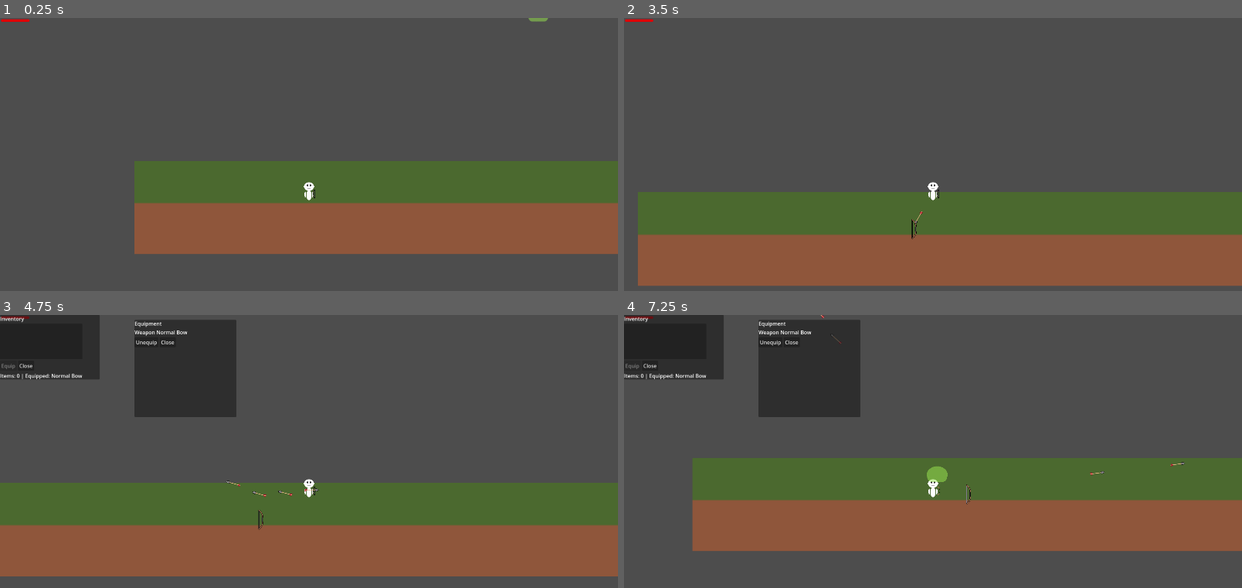
Above: before the commit, frames 1-4 (two rows, left to right).
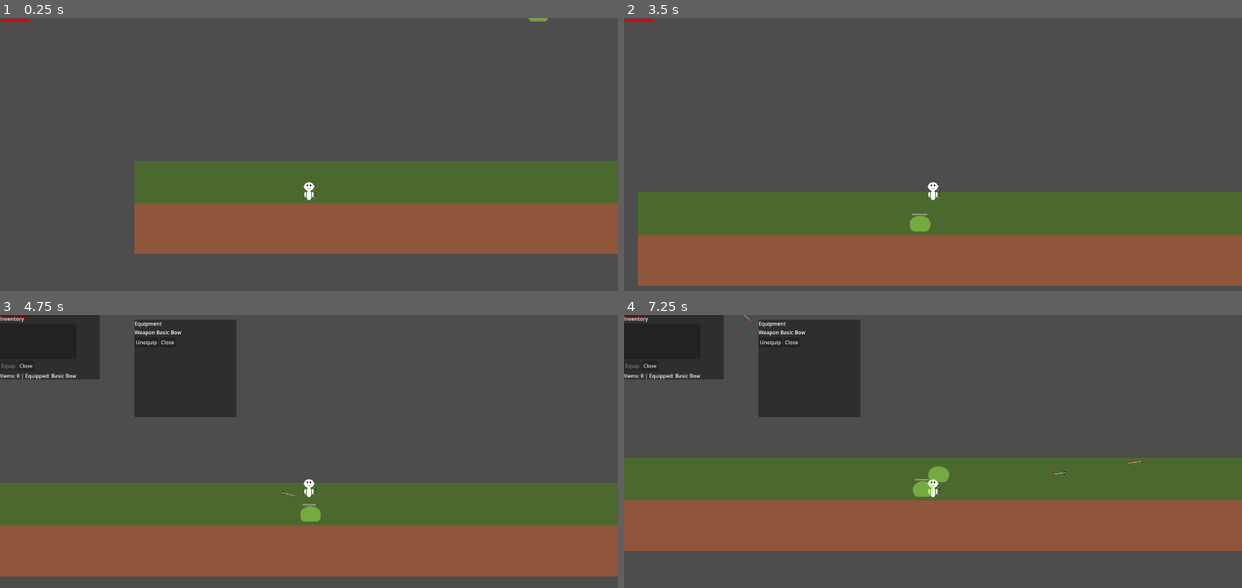
Above: after the commit, the same moments.

Repository: IcyOtter/Survivor-Wave-Like
Game: Godot game, scene res://scenes/world.tscn
Two runs of this game, one before a commit and one after it. Both use one fixed random seed, a clock stepped at 60 frames per second and the inputs below.
Inputs (mouse positions are in pixels of both pictures, inside the frame that each line leads up to):
- Up to frame 1 (0.25 s): no input
- Up to frame 2 (3.5 s): move the mouse to (1068, 173) at 0.52 s; hold D (move_right) 0.53-2.03 s; click (1068, 173) at 0.6 s; tap Space (jump) at 0.77, 1.52, 3.02 s; move the mouse to (809, 209) at 1.27 s; click (809, 209) at 1.35 s; move the mouse to (994, 116) at 2.02 s; hold A (move_left) 2.03-2.78 s; tap E (interact) at 2.1 s; click (994, 116) at 2.3 s; move the mouse to (902, 260) at 2.77 s; hold D (move_right) from 2.78 s (still down); tap S (toggle_autofire) at 2.85 s; click (902, 260) at 3.05 s
- Up to frame 3 (4.75 s): move the mouse to (494, 541) at 3.52 s; tap C (toggle_equipment) at 3.6 s; tap Space (jump) at 3.77, 4.52 s; click (494, 541) at 3.8 s; tap Tab (toggle_inventory) at 4.15 s; move the mouse to (123, 437) at 4.27 s; release D (move_right) at 4.28 s; hold A (move_left) from 4.28 s (still down); click (123, 437) at 4.35 s
- Up to frame 4 (7.25 s): move the mouse to (963, 489) at 5.02 s; release A (move_left) at 5.03 s; hold D (move_right) 5.03-5.78 s; click (963, 489) at 5.1 s; move the mouse to (840, 402) at 5.77 s; hold A (move_left) from 5.78 s (still down); tap E (interact) at 5.85 s; tap Space (jump) at 6.02, 6.77 s; click (840, 402) at 6.05 s; move the mouse to (1068, 470) at 6.52 s; tap S (toggle_autofire) at 6.6 s; click (1068, 470) at 6.8 s

The runs differ from the first frame. In frame 1, less than 0.1% of the frame differs, in the area x 50-52%, y 62-67%; in frame 2, 0.2%; in frame 3, 0.4%; in frame 4, 4.2%, in the area x 0-91%, y 0-87%.

Commit message:
- Adjusted how weapons are structured. - Changed how weapons are fired.

Diff:
--- /dev/null
+++ b/scenes/BasicBow.tres
@@ -0,0 +1,17 @@
+[gd_resource type="Resource" script_class="ItemDefinition" load_steps=4 format=3 uid="uid://bbyoc5thmj6ny"]
+
+[ext_resource type="Texture2D" uid="uid://cdyiu066hlucs" path="res://assets/weapons/basic bow/basicbow.png" id="1_bxmcr"]
+[ext_resource type="Script" uid="uid://bdfvny2l3xmqp" path="res://scripts/ItemDefinition.gd" id="2_nsq6u"]
+[ext_resource type="PackedScene" uid="uid://dorne3gevs8gq" path="res://scenes/BasicBow.tscn" id="3_nsq6u"]
+
+[resource]
+script = ExtResource("2_nsq6u")
+id = "Basic_Bow"
+display_name = "Basic Bow"
+icon = ExtResource("1_bxmcr")
+weapon_scene = ExtResource("3_nsq6u")
+fire_rate = 5.0
+base_damage = 1
+stackable = false
+max_stack = 1
+metadata/_custom_type_script = "uid://bdfvny2l3xmqp"
--- a/scenes/BasicBow.tscn
+++ b/scenes/BasicBow.tscn
@@ -1,12 +1,12 @@
 [gd_scene load_steps=4 format=3 uid="uid://dorne3gevs8gq"]
 
-[ext_resource type="Script" uid="uid://bqfkdj4lqcy3l" path="res://scripts/BaseWeapon.gd" id="1_rivji"]
+[ext_resource type="Script" uid="uid://b1ehrbjb8pbdf" path="res://scripts/ProjectileWeapon.gd" id="1_41dtp"]
 [ext_resource type="Texture2D" uid="uid://cdyiu066hlucs" path="res://assets/weapons/basic bow/basicbow.png" id="1_vt0lb"]
-[ext_resource type="PackedScene" uid="uid://d1asvcs5n4um5" path="res://scenes/arrow.tscn" id="2_atxj4"]
+[ext_resource type="PackedScene" uid="uid://d1asvcs5n4um5" path="res://scenes/arrow.tscn" id="2_6jj7m"]
 
 [node name="BasicBow" type="Node2D"]
-script = ExtResource("1_rivji")
-projectile_scene = ExtResource("2_atxj4")
+script = ExtResource("1_41dtp")
+projectile_scene = ExtResource("2_6jj7m")
 
 [node name="Sprite2D" type="Sprite2D" parent="."]
 position = Vector2(-2.999998, 1.9073486e-06)
--- a/scenes/Bow_Normal.tres
+++ /dev/null
@@ -1,15 +0,0 @@
-[gd_resource type="Resource" script_class="ItemDefinition" load_steps=4 format=3 uid="uid://bbyoc5thmj6ny"]
-
-[ext_resource type="Texture2D" uid="uid://cdyiu066hlucs" path="res://assets/weapons/basic bow/basicbow.png" id="1_0lkjd"]
-[ext_resource type="Script" uid="uid://bdfvny2l3xmqp" path="res://scripts/ItemDefinition.gd" id="1_di1yb"]
-[ext_resource type="PackedScene" uid="uid://dorne3gevs8gq" path="res://scenes/BasicBow.tscn" id="2_i8gfu"]
-
-[resource]
-script = ExtResource("1_di1yb")
-id = "Normal_Bow"
-display_name = "Normal Bow"
-icon = ExtResource("1_0lkjd")
-weapon_scene = ExtResource("2_i8gfu")
-stackable = false
-max_stack = 1
-metadata/_custom_type_script = "uid://bdfvny2l3xmqp"
--- a/scenes/arrow.tscn
+++ b/scenes/arrow.tscn
@@ -10,7 +10,6 @@
 collision_layer = 2
 collision_mask = 12
 script = ExtResource("1_23jat")
-flat_damage_bonus = 5
 
 [node name="Sprite2D" type="Sprite2D" parent="."]
 scale = Vector2(1, 0.858)
--- a/scenes/bow.tscn
+++ /dev/null
@@ -1,16 +0,0 @@
-[gd_scene load_steps=4 format=3 uid="uid://v6j4d7i5irch"]
-
-[ext_resource type="Script" uid="uid://bqfkdj4lqcy3l" path="res://scripts/BaseWeapon.gd" id="1_rivji"]
-[ext_resource type="Texture2D" uid="uid://cdyiu066hlucs" path="res://assets/weapons/basic bow/basicbow.png" id="1_vt0lb"]
-[ext_resource type="PackedScene" uid="uid://d1asvcs5n4um5" path="res://scenes/arrow.tscn" id="2_atxj4"]
-
-[node name="Bow" type="Node2D"]
-script = ExtResource("1_rivji")
-projectile_scene = ExtResource("2_atxj4")
-
-[node name="Sprite2D" type="Sprite2D" parent="."]
-position = Vector2(-2.999998, 1.9073486e-06)
-scale = Vector2(0.46875, 0.4375)
-texture = ExtResource("1_vt0lb")
-
-[node name="Muzzle" type="Marker2D" parent="."]
--- a/scenes/enemy.tscn
+++ b/scenes/enemy.tscn
@@ -1,11 +1,11 @@
 [gd_scene load_steps=10 format=3 uid="uid://cq8lvqa2wju0w"]
 
-[ext_resource type="Script" uid="uid://t251hpwfilyd" path="res://scripts/BaseEnemy.gd" id="1_md0e3"]
+[ext_resource type="Script" uid="uid://t251hpwfilyd" path="res://scripts/Enemy Scripts/BaseEnemy.gd" id="1_md0e3"]
 [ext_resource type="Texture2D" uid="uid://bfnao0om1m8kk" path="res://assets/enemies/slime.png" id="2_4ra3w"]
-[ext_resource type="Script" uid="uid://c0xeprhbprjvv" path="res://scripts/EnemyHealthBar.gd" id="2_5uy6h"]
+[ext_resource type="Script" uid="uid://c0xeprhbprjvv" path="res://scripts/Enemy Scripts/EnemyHealthBar.gd" id="2_5uy6h"]
 [ext_resource type="Script" uid="uid://cstfxioi7pfmh" path="res://scripts/DropEntry.gd" id="2_xwavj"]
 [ext_resource type="PackedScene" uid="uid://4ewapt1weyo" path="res://scenes/ItemPickup.tscn" id="3_c4w8v"]
-[ext_resource type="Resource" uid="uid://bbyoc5thmj6ny" path="res://scenes/Bow_Normal.tres" id="3_xwavj"]
+[ext_resource type="Resource" uid="uid://bbyoc5thmj6ny" path="res://scenes/BasicBow.tres" id="3_xwavj"]
 
 [sub_resource type="Resource" id="Resource_ipns3"]
 script = ExtResource("2_xwavj")
--- a/scenes/fast_bow.tscn
+++ /dev/null
@@ -1,17 +0,0 @@
-[gd_scene load_steps=4 format=3 uid="uid://dhc5jcnt2k0de"]
-
-[ext_resource type="Script" uid="uid://bqfkdj4lqcy3l" path="res://scripts/BaseWeapon.gd" id="1_2port"]
-[ext_resource type="PackedScene" uid="uid://d1asvcs5n4um5" path="res://scenes/arrow.tscn" id="2_b74a3"]
-[ext_resource type="Texture2D" uid="uid://cdyiu066hlucs" path="res://assets/weapons/basic bow/basicbow.png" id="3_qnoub"]
-
-[node name="Bow" type="Node2D"]
-script = ExtResource("1_2port")
-projectile_scene = ExtResource("2_b74a3")
-base_damage = 10
-
-[node name="Sprite2D" type="Sprite2D" parent="."]
-position = Vector2(-2.999998, 1.9073486e-06)
-scale = Vector2(0.46875, 0.4375)
-texture = ExtResource("3_qnoub")
-
-[node name="Muzzle" type="Marker2D" parent="."]
--- a/scenes/player.tscn
+++ b/scenes/player.tscn
@@ -4,7 +4,7 @@
 [ext_resource type="Script" uid="uid://bricsnrakdnth" path="res://scripts/WeaponManager.gd" id="2_dqkch"]
 [ext_resource type="Texture2D" uid="uid://d18a35ch3wai7" path="res://assets/player/pixelplayer.png" id="2_g2els"]
 [ext_resource type="Script" uid="uid://bdfvny2l3xmqp" path="res://scripts/ItemDefinition.gd" id="4_qlg0r"]
-[ext_resource type="Resource" uid="uid://bbyoc5thmj6ny" path="res://scenes/Bow_Normal.tres" id="5_tuyoq"]
+[ext_resource type="Resource" uid="uid://bbyoc5thmj6ny" path="res://scenes/BasicBow.tres" id="5_tuyoq"]
 
 [sub_resource type="RectangleShape2D" id="RectangleShape2D_tuyoq"]
 size = Vector2(23, 46)
--- a/scenes/world.tscn
+++ b/scenes/world.tscn
@@ -4,7 +4,7 @@
 [ext_resource type="Script" uid="uid://dw3tyspqf6d1k" path="res://scripts/PlayerUI.gd" id="1_71j4m"]
 [ext_resource type="PackedScene" uid="uid://blxypbuxj31em" path="res://scenes/player.tscn" id="1_rwgxs"]
 [ext_resource type="PackedScene" uid="uid://cq8lvqa2wju0w" path="res://scenes/enemy.tscn" id="2_4wyf3"]
-[ext_resource type="Script" uid="uid://dxk8c0lhw2hgk" path="res://scripts/enemy_spawner.gd" id="3_4wyf3"]
+[ext_resource type="Script" uid="uid://dxk8c0lhw2hgk" path="res://scripts/Enemy Scripts/enemy_spawner.gd" id="3_4wyf3"]
 [ext_resource type="Script" uid="uid://dkj8v2fhpdtl1" path="res://scripts/InventoryUI.gd" id="4_4mrxx"]
 [ext_resource type="Script" uid="uid://bb6vgibhsdeev" path="res://scripts/EquipmentUI.gd" id="5_7r4gi"]
 
--- a/scripts/BaseWeapon.gd
+++ b/scripts/BaseWeapon.gd
@@ -1,87 +1,45 @@
 extends Node2D
 class_name BaseWeapon
 
-@export var projectile_scene: PackedScene
-@export var fire_rate: float = 8.0          # shots per second
-@export var base_damage: int = 5
-@export var muzzle_forward_offset: float = 12.0
-@export var ignore_layer: int = 1            # Player collision layer
+@export var item_def: ItemDefinition
 
-# Visual handling
-@export var use_start_position_as_right_offset: bool = true
-@export var right_side_offset: Vector2 = Vector2(16, -4)
-
-@export var sprite_path: NodePath = ^"Sprite2D"
-@export var muzzle_path: NodePath = ^"Muzzle"
+# These are derived from item_def; do not edit per weapon scene anymore.
+var fire_rate: float = 4.0
+var base_damage: int = 5
 
 var _cooldown: float = 0.0
-var _right_offset: Vector2
-
-@onready var _sprite: Sprite2D = get_node_or_null(sprite_path) as Sprite2D
-@onready var _muzzle: Marker2D = get_node_or_null(muzzle_path) as Marker2D
 
 func _ready() -> void:
-	if use_start_position_as_right_offset:
-		_right_offset = position
-	else:
-		_right_offset = right_side_offset
+	_apply_item_def()
 
-func _process(delta: float) -> void:
-	_cooldown = maxf(_cooldown - delta, 0.0)
-	_update_side_and_flip_from_mouse()
+func _physics_process(delta: float) -> void:
+	if _cooldown > 0.0:
+		_cooldown -= delta
+
+func _apply_item_def() -> void:
+	if item_def == null:
+		return
+
+	# Only apply weapon stats if this is a weapon item
+	if item_def.item_type == "weapon":
+		fire_rate = max(item_def.fire_rate, 0.01)
+		base_damage = max(item_def.base_damage, 0)
+
+func set_item_definition(def: ItemDefinition) -> void:
+	item_def = def
+	_apply_item_def()
 
 func can_fire() -> bool:
-	return _cooldown <= 0.0 and projectile_scene != null and _muzzle != null
+	return _cooldown <= 0.0
 
 func fire() -> void:
+	# Base implementation: enforce fire rate, then call _do_fire() in subclasses
 	if not can_fire():
 		return
 
-	_update_side_and_flip_from_mouse()
+	_cooldown = 1.0 / fire_rate
+	_do_fire()
 
-	var aim_dir := _get_aim_direction()
-
-	var proj := projectile_scene.instantiate() as Area2D
-
-	# Set properties BEFORE adding to the tree
-	proj.direction = aim_dir
-	proj.global_position = _muzzle.global_position + aim_dir * muzzle_forward_offset
-
-	# Apply combined damage (weapon → projectile)
-	if proj.has_method("apply_weapon_damage"):
-		proj.apply_weapon_damage(base_damage)
-	elif "damage" in proj:
-		# Fallback for simple projectiles
-		proj.damage = base_damage
-
-
-	# Prevent projectile from hitting the player
-	proj.set_collision_mask_value(ignore_layer, false)
-
-	get_tree().current_scene.add_child(proj)
-
-	_cooldown = 1.0 / fire_rate
-
-func _get_aim_direction() -> Vector2:
-	var mouse_pos := get_global_mouse_position()
-	var aim_vec := mouse_pos - _muzzle.global_position
-	if aim_vec.length() < 0.001:
-		return Vector2.RIGHT
-	return aim_vec.normalized()
-
-func _update_side_and_flip_from_mouse() -> void:
-	if _sprite == null or _muzzle == null:
-		return
-
-	var mouse_pos := get_global_mouse_position()
-	var aiming_left := mouse_pos.x < global_position.x
-	var dir := -1 if aiming_left else 1
-
-	# Move weapon to left/right side of player
-	position = Vector2(abs(_right_offset.x) * dir, _right_offset.y)
-
-	# Flip sprite visually
-	_sprite.flip_h = aiming_left
-
-	# Mirror muzzle to the front of the weapon
-	_muzzle.position.x = abs(_muzzle.position.x) * dir
+func _do_fire() -> void:
+	# Override in specific weapon scripts (Bow, Wand, etc.)
+	pass
--- a/scripts/ItemDefinition.gd
+++ b/scripts/ItemDefinition.gd
@@ -5,11 +5,13 @@
 @export var display_name: String = "Item"
 @export var item_type: String = "weapon"      # "weapon" for now
 
-# Visuals
-@export var icon: Texture2D                   # sprite shown in the world + inventory later
+# Visuals (used by ItemPickup, later by inventory UI)
+@export var icon: Texture2D
 
-# For weapons: what scene should be equipped/spawned on the weapon socket
-@export var weapon_scene: PackedScene
+# --- Weapon data (used when item_type == "weapon") ---
+@export var weapon_scene: PackedScene         # the scene to instantiate when equipped
+@export var fire_rate: float = 4.0            # shots per second (4 = one shot every 0.25s)
+@export var base_damage: int = 5              # weapon base damage
 
 # Stacking
 @export var stackable: bool = true
--- a/scripts/ItemInventory.gd
+++ b/scripts/ItemInventory.gd
@@ -88,7 +88,9 @@
 	if def.weapon_scene != null and def.weapon_scene.resource_path != "":
 		weapon_path = def.weapon_scene.resource_path
 
+
 	return {
+		"def": def,
 		"id": def.id,
 		"name": def.display_name,
 		"type": def.item_type,
--- /dev/null
+++ b/scripts/ProjectileWeapon.gd
@@ -0,0 +1,49 @@
+extends BaseWeapon
+class_name ProjectileWeapon
+
+@export var projectile_scene: PackedScene
+@export var muzzle_path: NodePath = ^"Muzzle"
+
+# If true, projectile direction is from spawn -> mouse
+@export var aim_at_mouse: bool = true
+
+# Used if aim_at_mouse is false
+@export var fallback_forward: Vector2 = Vector2.RIGHT
+
+# Optional: spawn offset if you don’t want to use a Muzzle node
+@export var muzzle_offset: Vector2 = Vector2.ZERO
+
+@onready var muzzle: Node2D = get_node_or_null(muzzle_path) as Node2D
+
+func _ready() -> void:
+	super._ready()
+
+	if projectile_scene == null:
+		push_warning("ProjectileWeapon: projectile_scene is not assigned.")
+
+func _do_fire() -> void:
+	if projectile_scene == null:
+		return
+
+	var spawn_pos := global_position
+	if muzzle != null:
+		spawn_pos = muzzle.global_position
+	else:
+		spawn_pos = global_position + muzzle_offset
+
+	var dir := fallback_forward.normalized()
+	if aim_at_mouse:
+		dir = (get_global_mouse_position() - spawn_pos).normalized()
+	else:
+		dir = global_transform.x.normalized()
+
+	var proj := projectile_scene.instantiate() as BaseProjectile
+	if proj == null:
+		push_warning("ProjectileWeapon: projectile_scene root is not BaseProjectile. Attach BaseProjectile.gd to the projectile root.")
+		return
+
+	proj.global_position = spawn_pos
+	proj.direction = dir
+	proj.apply_weapon_damage(base_damage)
+
+	get_tree().current_scene.add_child(proj)
--- a/scripts/WeaponManager.gd
+++ b/scripts/WeaponManager.gd
@@ -6,7 +6,7 @@
 
 @export var weapon_socket_path: NodePath = ^"../WeaponSocket"
 
-# Starting items (recommended: add ItemDefinition .tres files here)
+# Starting items (add ItemDefinition .tres files here)
 @export var starting_items: Array[ItemDefinition] = []
 
 # Inventory resource (can be saved later)
@@ -14,6 +14,7 @@
 
 var _socket: Node2D
 var current_weapon: BaseWeapon = null
+
 
 func _ready() -> void:
 	_socket = get_node_or_null(weapon_socket_path) as Node2D
@@ -38,12 +39,23 @@
 		if idx != -1:
 			equip_from_inventory(idx)
 
+
 func _on_inventory_changed() -> void:
 	emit_signal("inventory_updated")
 
+
 func try_fire() -> void:
-	if current_weapon != null:
-		current_weapon.fire()
+	if current_weapon == null:
+		print("WeaponManager: current_weapon is NULL (nothing equipped or cast failed).")
+		return
+
+	if not current_weapon.has_method("fire"):
+		print("WeaponManager: current_weapon has no fire() method:", current_weapon)
+		return
+
+	current_weapon.fire()
+
+
 
 func add_item_from_pickup(pickup: ItemPickup) -> bool:
 	if pickup == null or pickup.item_def == null:
@@ -56,6 +68,7 @@
 
 	inventory.add_item(pickup.item_def, pickup.quantity)
 	return true
+
 
 func equip_from_inventory(index: int) -> void:
 	if inventory == null:
@@ -79,7 +92,13 @@
 	# Consume 1 from the inventory stack and store equipped entry
 	var entry := inventory.items[index].duplicate(true)
 	entry["qty"] = 1
+
+	# IMPORTANT: keep the ItemDefinition reference so BaseWeapon can read stats (fire_rate/base_damage)
+	# This requires ItemInventory._make_entry() to include: "def": def
+	if not entry.has("def") or entry["def"] == null:
+		push_warning("WeaponManager: Inventory entry has no 'def'. Ensure ItemInventory entries include {'def': ItemDefinition}.")
 	inventory.equipped_weapon = entry
+
 	inventory.remove_item_by_index(index, 1)
 
 	# Spawn equipped weapon
@@ -92,6 +111,7 @@
 
 	_equip_scene(scene)
 	inventory.emit_signal("inventory_changed")
+
 
 func unequip() -> void:
 	if inventory == null or not inventory.has_equipped_weapon():
@@ -106,6 +126,7 @@
 
 	current_weapon = null
 	inventory.emit_signal("inventory_changed")
+
 
 func _return_equipped_to_inventory() -> void:
 	if inventory == null or not inventory.has_equipped_weapon():
@@ -131,6 +152,7 @@
 	entry["qty"] = 1
 	inventory.items.append(entry)
 
+
 func _equip_scene(scene: PackedScene) -> void:
 	if _socket == null or scene == null:
 		return
@@ -144,8 +166,17 @@
 	current_weapon = weapon_node as BaseWeapon
 	if current_weapon == null:
 		push_warning("WeaponManager: Equipped scene is not a BaseWeapon. Attach BaseWeapon.gd to the weapon root.")
+	else:
+		# Push ItemDefinition stats into the weapon (fire_rate/base_damage live on ItemDefinition now)
+		if inventory != null and inventory.has_equipped_weapon():
+			var def: ItemDefinition = inventory.equipped_weapon.get("def", null) as ItemDefinition
+			if def != null:
+				current_weapon.set_item_definition(def)
+			else:
+				push_warning("WeaponManager: Equipped entry 'def' is missing or not an ItemDefinition.")
 
 	emit_signal("weapon_equipped", weapon_node)
+
 
 func _find_first_weapon_index() -> int:
 	if inventory == null:
Renamed: scripts/BaseEnemy.gd -> scripts/Enemy Scripts/BaseEnemy.gd
Renamed: scripts/BaseEnemy.gd.uid -> scripts/Enemy Scripts/BaseEnemy.gd.uid
Renamed: scripts/EnemyHealthBar.gd -> scripts/Enemy Scripts/EnemyHealthBar.gd
Renamed: scripts/EnemyHealthBar.gd.uid -> scripts/Enemy Scripts/EnemyHealthBar.gd.uid
Renamed: scripts/enemy_spawner.gd -> scripts/Enemy Scripts/enemy_spawner.gd
Renamed: scripts/enemy_spawner.gd.uid -> scripts/Enemy Scripts/enemy_spawner.gd.uid
Not shown, added: scripts/ProjectileWeapon.gd.uid
